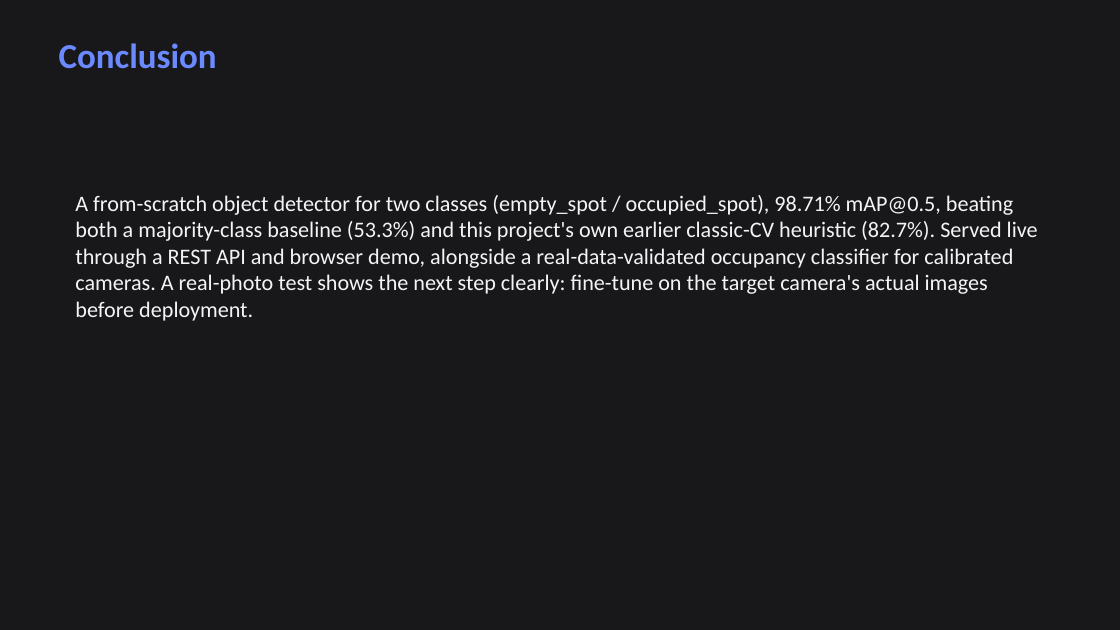
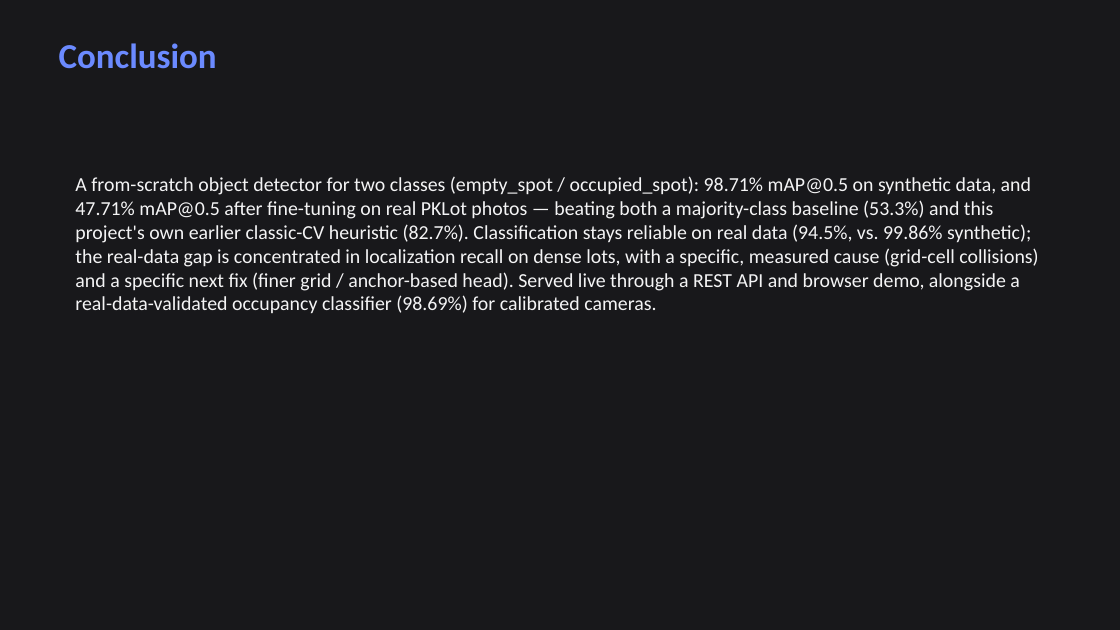
Before and after one commit to Tomiwa-ttt/Deep-Learning-2-Smart-Parking-Project, a slide deck: slide 18 of smartpark/report_assets/SmartPark_Slides.pptx (slide 16 before the commit). Drawn at 1120x630 pixels with LibreOffice and Linux fonts; fonts in the diff are those of the drawing. Boxes give left, top, right and bottom in pixels: in the first picture for what was removed or moved away, otherwise in the second. Text is boxed around its words. In the diff, an @@ line names an element or a change of style, - is before the commit and + after.

Commit message:
Close the real-data validation gap: fine-tune detector on real PKLot boxes, retrain classifier
Recovered the raw PKLot COCO export (from the user's Google Drive) and used
it for two things previously only possible with synthetic/qualitative data:

- Fine-tuned the synthetic-trained detector on real bounding boxes
  (train_detector.py --resume_from, 25 epochs) -> 47.71% mAP@0.5 on held-out
  real photos, vs. 98.71% synthetic. Classification given correct
  localization stays at 94.5% (vs 99.86% synthetic) -- the real-data gap is
  concentrated in localization recall, not misclassification, and is
  concretely explained by a 28.2% grid-cell collision rate on real PKLot's
  much denser lots (~57 vs ~15 spots/image). This directly points at a
  finer grid or anchor-based head as the next architecture change, rather
  than a vague 'needs more real data'.
- Retrained the classifier's real-data checkpoint (trained_model_real),
  fixing the stale/unloadable model from the version-skew issue earlier
  this project hit -- 98.69% val accuracy, ahead of the historical 97.04%.

New: convert_coco_to_detection.py (COCO export -> detector's annotations.json
format, analogous to the existing convert_coco_to_crops.py for the
classifier). train_detector.py gained --resume_from/--lr for fine-tuning.

Report, slides, and README updated throughout with these real numbers,
replacing the earlier 'not yet validated on real data' framing.

```diff
--- a/smartpark/report_assets/SmartPark_Slides.pptx
+++ b/smartpark/report_assets/SmartPark_Slides.pptx
@@ text at bbox=[75, 176, 1038, 313]: text changed; size 19 to 17 pt @@
-A from-scratch object detector for two classes (empty_spot / occupied_spot), 98.71% mAP@0.5, beating both a majority-class baseline (53.3%) and this project's own earlier classic-CV heuristic (82.7%). Served live through a REST API and browser demo, alongside a real-data-validated occupancy classifier for calibrated cameras. A real-photo test shows the next step clearly: fine-tune on the target camera's actual images before deployment.
+A from-scratch object detector for two classes (empty_spot / occupied_spot): 98.71% mAP@0.5 on synthetic data, and 47.71% mAP@0.5 after fine-tuning on real PKLot photos — beating both a majority-class baseline (53.3%) and this project's own earlier classic-CV heuristic (82.7%). Classification stays reliable on real data (94.5%, vs. 99.86% synthetic); the real-data gap is concentrated in localization recall on dense lots, with a specific, measured cause (grid-cell collisions) and a specific next fix (finer grid / anchor-based head). Served live through a REST API and browser demo, alongside a real-data-validated occupancy classifier (98.69%) for calibrated cameras.
```
Also in this commit, not shown: 4 other slides changed, 2 slides added, 28 other files.
